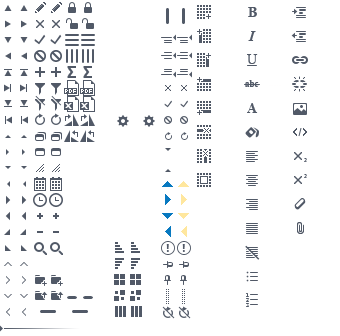
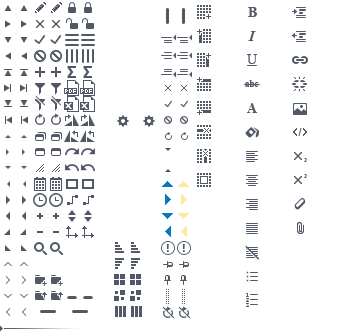
Two versions of the same layered image (340x336). Layer-by-layer changes:
added layer "dimension hover" above "dimension" over [82, 226, 94, 238]
added layer "dimension" above "kpi hover" over [66, 226, 78, 238]
added layer "kpi hover" above "kpi" over [84, 210, 92, 222]
added layer "kpi" above "connector hover" over [68, 210, 76, 222]
added layer "connector hover" above "connector" over [83, 195, 94, 205]
added layer "connector" above "shape hover" over [67, 195, 78, 205]
added layer "shape hover" above "shape" over [82, 179, 94, 189]
added layer "shape" above "undo hover" over [66, 179, 78, 189]
added layer "undo hover" above "undo" over [81, 164, 95, 171]
added layer "undo" above "redo hover" over [65, 164, 79, 171]
added layer "redo hover" above "redo" over [81, 148, 95, 155]
added layer "redo" above "Rotate" over [65, 148, 79, 155]
